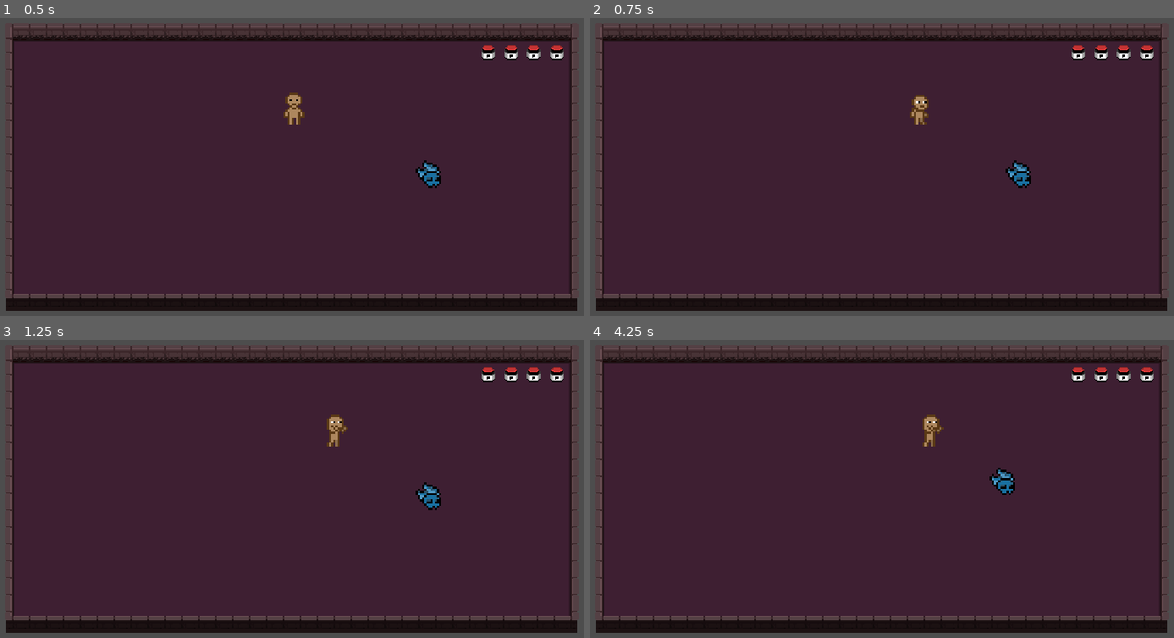
Above: before the commit, frames 1-4 (two rows, left to right).
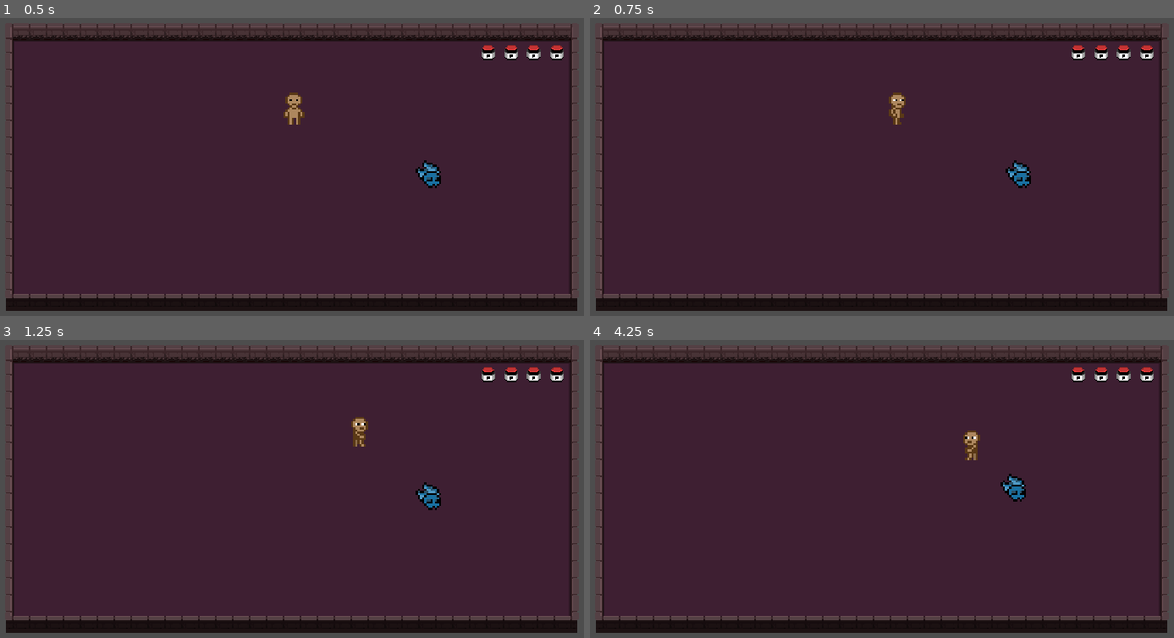
Above: after the commit, the same moments.

Repository: pingvin1308/gymdungeon
Game: Godot game, scene res://scenes/test/test_scene_default.tscn
Two runs of this game, one before a commit and one after it. Both use one fixed random seed, a clock stepped at 60 frames per second and the inputs below.
Inputs (mouse positions are in pixels of both pictures, inside the frame that each line leads up to):
- Up to frame 1 (0.5 s): no input
- Up to frame 2 (0.75 s): move the mouse to (1039, 161) at 0.52 s; hold D (walk_right) from 0.53 s (still down); tap Space (dash) at 0.6 s
- Up to frame 3 (1.25 s): keep holding D (walk_right); click (449, 483) at 0.8 s
- Up to frame 4 (4.25 s): move the mouse to (753, 521) at 1.27 s; release D (walk_right) at 1.28 s; hold S (walk_down) 1.28-2.03 s; click (753, 521) at 1.35 s; tap Space (dash) at 1.55, 2.1, 3.05, 3.6 s; move the mouse to (957, 417) at 2.02 s; hold D (walk_right) 2.03-2.78 s; click (957, 417) at 2.3 s; move the mouse to (858, 578) at 2.77 s; hold W (walk_up) 2.78-3.53 s; click (858, 578) at 2.85 s; move the mouse to (1092, 557) at 3.52 s; hold A (walk_left) from 3.53 s (still down); click (1092, 557) at 3.8 s

Frame 1 is identical in both runs. In frame 2, 0.5% of the frame differs, in the area x 51-58%, y 25-36%; in frame 3, 0.5%; in frame 4, 0.9%, in the area x 56-75%, y 25-55%.

Commit message:
start code refactoring

Diff:
--- a/scenes/characters/player/dash_state.gd
+++ b/scenes/characters/player/dash_state.gd
@@ -24,7 +24,7 @@
 	if not can_use_dash:
 		return
 
-	if player.energy <= 0:
+	if player.energy <= energy_cost:
 		return
 
 	if duration <= 0:
--- a/scenes/characters/player/idle_state.gd
+++ b/scenes/characters/player/idle_state.gd
@@ -9,29 +9,29 @@
 
 
 func _on_physics_process(_delta: float) -> void:
-	if player.direction == Vector2.UP:
+	if player.direction.y > 0.5:
+		animated_sprite_2d.play("idle_down")
+	elif player.direction.y < -0.5:
 		animated_sprite_2d.play("idle_up")
-	elif player.direction == Vector2.RIGHT:
+	elif player.direction.x > 0.5:
 		animated_sprite_2d.play("idle_right")
-	elif player.direction == Vector2.LEFT:
+	elif player.direction.x < -0.5:
 		animated_sprite_2d.play("idle_left")
-	elif player.direction == Vector2.DOWN:
-		animated_sprite_2d.play("idle_down")
 	else:
 		animated_sprite_2d.play("idle_down")
 
 
 func _on_next_transitions() -> void:
-	GameInputEvents.movement_input()
+	if player.direction != Vector2.ZERO:
+		transition.emit("Walk")
+	# if GameInputEvents.is_dash():
+	# 	transition.emit("Dash")
 
-	if GameInputEvents.is_dash():
-		transition.emit("Dash")
+	# if GameInputEvents.is_movement_input():
+	# 	transition.emit("Walk")
 
-	if GameInputEvents.is_movement_input():
-		transition.emit("Walk")
-
-	if GameInputEvents.is_hit():
-		transition.emit("Jab")
+	# if GameInputEvents.is_hit():
+	# 	transition.emit("Jab")
 
 
 func _on_enter() -> void:
--- a/scenes/characters/player/jab_state.gd
+++ b/scenes/characters/player/jab_state.gd
@@ -4,72 +4,36 @@
 @export var animated_sprite_2d: AnimatedSprite2D
 @export var hit_component_collision_shape: CollisionShape2D
 @export var attack_range: int = 20
+@export var attack_trigger_range: float = 100.0
 
 var player_height_offset: int = -15
-@export var dash_distance: float = 30.0
-@export var dash_duration: float = 0.2
-@export var attack_trigger_range: float = 100.0
-
 var is_dashing: bool = false
 
 func _ready() -> void:
 	hit_component_collision_shape.set_deferred("disabled", true)
 	hit_component_collision_shape.position = Vector2.ZERO
 
-func get_closest_enemy() -> Node2D:
-	var enemies = get_tree().get_nodes_in_group("enemies")
-	var closest_enemy: Node2D = null
-	var closest_distance = INF
-	for enemy in enemies:
-		var dist = player.global_position.distance_to(enemy.global_position)
-		if dist < closest_distance:
-			closest_distance = dist
-			closest_enemy = enemy
-	return closest_enemy
-
-func dash_to_closest_enemy(enemy: CharacterBody2D) -> void:
-	var target_position = player.global_position.move_toward(enemy.global_position, dash_distance)
-
-	is_dashing = true
-	var tween = get_tree().create_tween()
-	tween.tween_property(player, "global_position", target_position, dash_duration)
-	tween.set_trans(Tween.TRANS_SINE)
-	tween.set_ease(Tween.EASE_OUT)
-	tween.connect("finished", Callable(self, "_on_dash_finished"))
 
 func _on_enter() -> void:
-	# var closest_enemy = get_closest_enemy()
-	# var direction: Vector2
+	if player.direction.y > 0.5:
+		animated_sprite_2d.play("jab_down")
+	elif player.direction.y < -0.5:
+		animated_sprite_2d.play("jab_up")
+	elif player.direction.x > 0.5:
+		animated_sprite_2d.play("jab_right")
+	elif player.direction.x < -0.5:
+		animated_sprite_2d.play("jab_left")
 
-	# if closest_enemy and player.global_position.distance_to(closest_enemy.global_position) <= attack_trigger_range:
-	# 	direction = (closest_enemy.global_position - player.global_position).normalized()
-	# 	dash_to_closest_enemy(closest_enemy)
-	# else:
-	var mouse_position = get_viewport().get_mouse_position()
-	var direction = (mouse_position - player.global_position).normalized()
-
-	hit_component_collision_shape.position = direction * attack_range + Vector2(0, player_height_offset)
-
-	if direction.y > 0.5:
-		animated_sprite_2d.play("jab_down")
-	elif direction.y < -0.5:
-		animated_sprite_2d.play("jab_up")
-	elif direction.x > 0.5:
-		animated_sprite_2d.play("jab_right")
-	elif direction.x < -0.5:
-		animated_sprite_2d.play("jab_left")
-	else:
-		animated_sprite_2d.play("jab_down")
-
-	hit_component_collision_shape.set_deferred("disabled", false)
 
 func _on_dash_finished() -> void:
 	is_dashing = false
+
 
 func _on_next_transitions() -> void:
 	if not animated_sprite_2d.is_playing():
 		transition.emit("Idle")
 
+
 func _on_exit() -> void:
 	animated_sprite_2d.stop()
 	hit_component_collision_shape.set_deferred("disabled", true)
--- a/scenes/characters/player/player.gd
+++ b/scenes/characters/player/player.gd
@@ -4,18 +4,61 @@
 @onready var hurt_component: HurtComponent = $HurtComponent
 @onready var animated_sprite_2d: AnimatedSprite2D = $AnimatedSprite2D
 @onready var timer: Timer = $Timer
+@onready var hit_component_collision_shape: CollisionShape2D = $HitComponent/HitComponentCollisionShape2D
 
 @export var health: int = 30
 @export var energy: int = 100
+@export var attack_range: int = 20
+@export var attack_trigger_range: float = 100.0
 
 var current_health: int
-var direction: Vector2
+var direction: Vector2 = Vector2.ZERO
+var lerp_speed: float = 10.0
+var lerp_velocity_value_on_floor: float = 16
+
+const PLAYER_HEIGHT_OFFSET: int = -15
+const SPEED: int = 100
 
 
 func _ready() -> void:
 	current_health = health
 	hurt_component.hurt.connect(on_hurt)
 	timer.timeout.connect(_on_timer_timeout)
+	hit_component_collision_shape.disabled
+	#set_deferred("disabled", true)
+
+
+func _physics_process(delta: float) -> void:
+	_move(delta)
+	if Input.is_action_just_pressed("hit"):
+		_attack()
+	else:
+		hit_component_collision_shape.set_deferred("disabled", true)
+		hit_component_collision_shape.position = Vector2.ZERO
+
+
+func _attack() -> void:
+	var mouse_position = get_viewport().get_mouse_position()
+	var attack_direction = (mouse_position - global_position).normalized()
+	hit_component_collision_shape.position = attack_direction * attack_range + Vector2(0, PLAYER_HEIGHT_OFFSET)
+	hit_component_collision_shape.set_deferred("disabled", false)
+
+
+func _move(delta: float) -> void:
+	var input_dir := Input.get_vector("walk_left", "walk_right", "walk_up", "walk_down")
+
+	direction = lerp(direction, Vector2(input_dir.x, input_dir.y).normalized(), delta * lerp_speed)
+
+	var move_x = direction.x * SPEED
+	var move_y = direction.y * SPEED
+	if direction:
+		velocity.x = move_x
+		velocity.y = move_y
+	else:
+		velocity.x = lerp(velocity.x, move_x, delta * lerp_velocity_value_on_floor)
+		velocity.y = lerp(velocity.y, move_y, delta * lerp_velocity_value_on_floor)
+
+	move_and_slide()
 
 
 func on_hurt(hit_damage: int) -> void:
--- a/scenes/characters/player/walk_state.gd
+++ b/scenes/characters/player/walk_state.gd
@@ -10,32 +10,24 @@
 
 
 func _on_physics_process(_delta: float) -> void:
-	var direction: Vector2 = GameInputEvents.movement_input()
-
-	if direction == Vector2.UP:
+	if player.direction.y > 0.5:
+		animated_sprite_2d.play("walk_down")
+	elif player.direction.y < -0.5:
 		animated_sprite_2d.play("walk_up")
-	elif direction == Vector2.RIGHT:
+	elif player.direction.x > 0.5:
 		animated_sprite_2d.play("walk_right")
-	elif direction == Vector2.LEFT:
+	elif player.direction.x < -0.5:
 		animated_sprite_2d.play("walk_left")
-	elif direction == Vector2.DOWN:
-		animated_sprite_2d.play("walk_down")
-
-	if direction != Vector2.ZERO:
-		player.direction = direction
-
-	player.velocity = direction * speed
-	player.move_and_slide()
 
 
 func _on_next_transitions() -> void:
-	if GameInputEvents.is_dash():
-		transition.emit("Dash")
+	#if GameInputEvents.is_dash():
+		#transition.emit("Dash")
+	#
+	#if GameInputEvents.is_hit():
+		#transition.emit("Jab")
 
-	if GameInputEvents.is_hit():
-		transition.emit("Jab")
-
-	if !GameInputEvents.is_movement_input():
+	if abs(player.velocity.y) < 5 and abs(player.velocity.x) < 5:
 		transition.emit("Idle")
 
 
--- a/scenes/test/test_scene_default.tscn
+++ b/scenes/test/test_scene_default.tscn
@@ -7,7 +7,6 @@
 
 [node name="TestSceneDefault" type="Node2D"]
 y_sort_enabled = true
-metadata/_edit_lock_ = true
 
 [node name="GameTilemap" type="Node2D" parent="."]
 
--- a/scripts/game_input_events.gd
+++ b/scripts/game_input_events.gd
@@ -3,27 +3,27 @@
 static var direction: Vector2
 
 
-static func movement_input() -> Vector2:
-	if Input.is_action_pressed("walk_up") and Input.is_action_pressed("walk_left"):
-		direction = Vector2.LEFT + Vector2.UP
-	elif Input.is_action_pressed("walk_up") and Input.is_action_pressed("walk_right"):
-		direction = Vector2.RIGHT + Vector2.UP
-	elif Input.is_action_pressed("walk_down") and Input.is_action_pressed("walk_left"):
-		direction = Vector2.LEFT + Vector2.DOWN
-	elif Input.is_action_pressed("walk_down") and Input.is_action_pressed("walk_right"):
-		direction = Vector2.RIGHT + Vector2.DOWN
-	elif Input.is_action_pressed("walk_left"):
-		direction = Vector2.LEFT
-	elif Input.is_action_pressed("walk_right"):
-		direction = Vector2.RIGHT
-	elif Input.is_action_pressed("walk_up"):
-		direction = Vector2.UP
-	elif Input.is_action_pressed("walk_down"):
-		direction = Vector2.DOWN
-	else:
-		direction = Vector2.ZERO
+# static func movement_input() -> Vector2:
+# 	if Input.is_action_pressed("walk_up") and Input.is_action_pressed("walk_left"):
+# 		direction = Vector2.LEFT + Vector2.UP
+# 	elif Input.is_action_pressed("walk_up") and Input.is_action_pressed("walk_right"):
+# 		direction = Vector2.RIGHT + Vector2.UP
+# 	elif Input.is_action_pressed("walk_down") and Input.is_action_pressed("walk_left"):
+# 		direction = Vector2.LEFT + Vector2.DOWN
+# 	elif Input.is_action_pressed("walk_down") and Input.is_action_pressed("walk_right"):
+# 		direction = Vector2.RIGHT + Vector2.DOWN
+# 	elif Input.is_action_pressed("walk_left"):
+# 		direction = Vector2.LEFT
+# 	elif Input.is_action_pressed("walk_right"):
+# 		direction = Vector2.RIGHT
+# 	elif Input.is_action_pressed("walk_up"):
+# 		direction = Vector2.UP
+# 	elif Input.is_action_pressed("walk_down"):
+# 		direction = Vector2.DOWN
+# 	else:
+# 		direction = Vector2.ZERO
 
-	return direction
+# 	return direction
 
 
 static func is_movement_input() -> bool:
--- a/scripts/state_machine/node_state_machine.gd
+++ b/scripts/state_machine/node_state_machine.gd
@@ -51,4 +51,4 @@
 
 	current_node_state = new_node_state
 	current_node_state_name = current_node_state.name.to_lower()
-	# print(parent_node_name, " Current State: ", current_node_state_name)
+	print(parent_node_name, " Current State: ", current_node_state_name)
